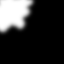
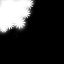
The second 64 × 64 image is a revision of the first. Changes to its layers:
added layer "形状 10" above "形状 9" over left=23, top=0, right=34, bottom=10
added layer "形状 9" above "形状 8" over left=19, top=8, right=31, bottom=19
added layer "形状 8" above "形状 7" over left=13, top=16, right=26, bottom=29
added layer "形状 7" above "形状 6" over left=0, top=25, right=8, bottom=33
added layer "形状 6" above "形状 5" over left=4, top=21, right=15, bottom=30
painted on "形状 5" over left=3, top=24, right=20, bottom=39
